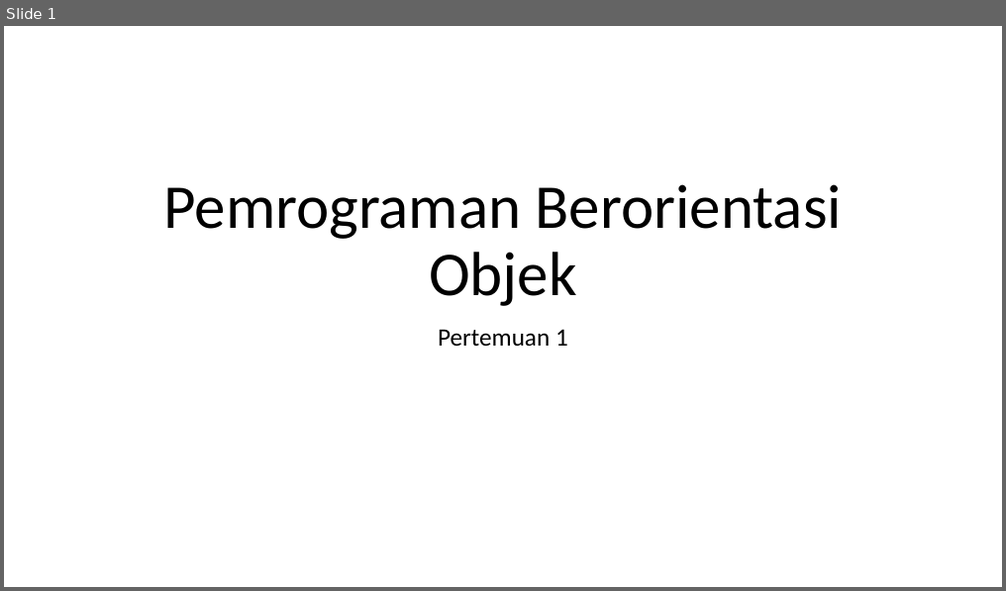
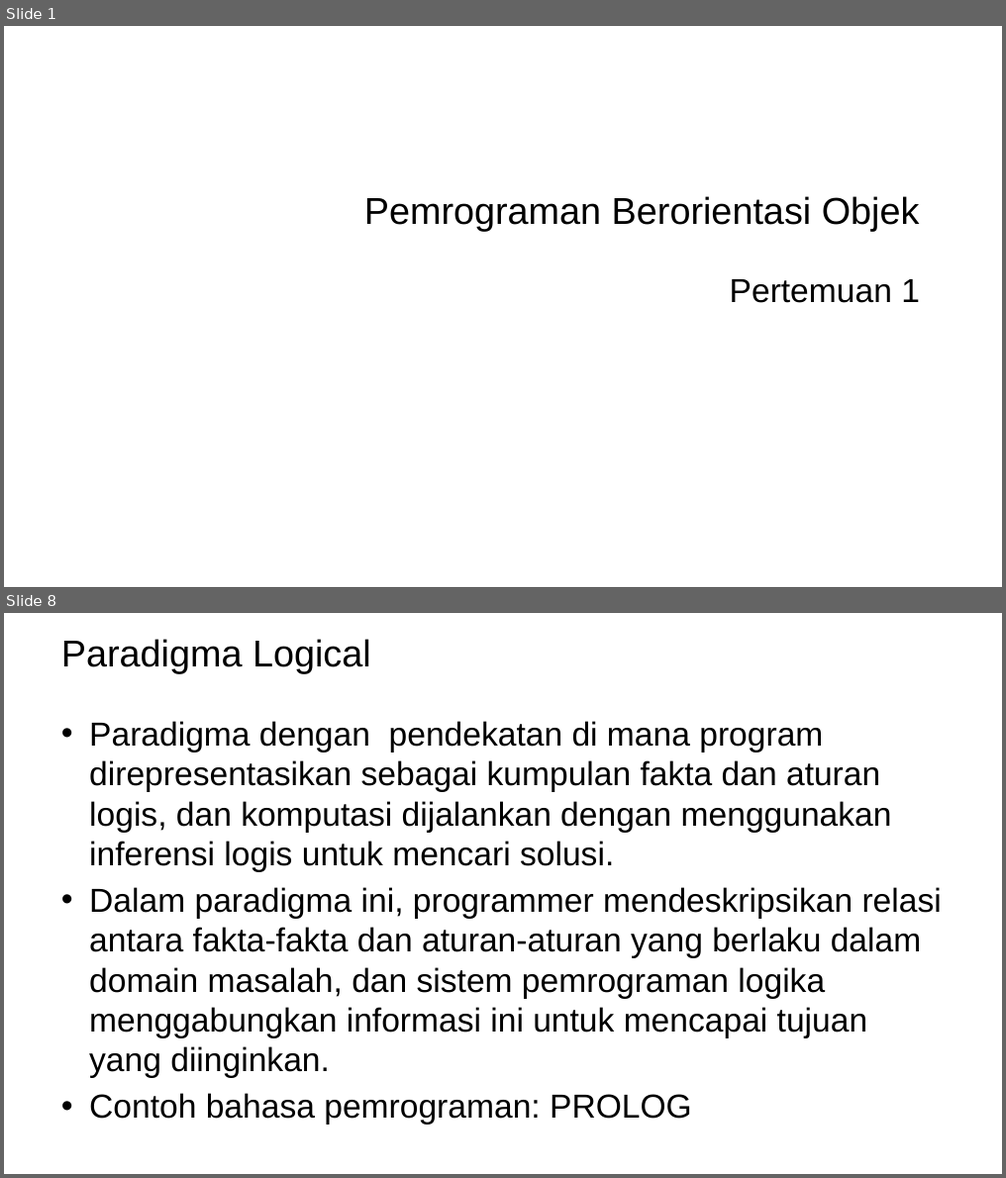
Before and after one commit to ruang-belajar/oop, a slide deck: pptx/pbo-pertemuan-1.pptx. Shown one above the other, each under a label of ours: slide 1 before the commit, slides 1 and 8 after it; the slides between them are not shown. The pictures are 1006x591 and 1006x1178 pixels, drawn with LibreOffice and Linux fonts; fonts in the diff are those of the drawing; background and template pictures are left out. Boxes give left, top, right and bottom in pixels: in the first picture for what was removed or moved away, otherwise in the second. Text is boxed around its words. In the diff, an @@ line names an element or a change of style, - is before the commit and + after.

```diff
--- a/pptx/pbo-pertemuan-1.pptx
+++ b/pptx/pbo-pertemuan-1.pptx
@@ slide 8 added at bbox=[4, 613, 1002, 1174], background picture (left out) @@
@@ title added at bbox=[61, 639, 371, 674], 36 pt, text #000000 @@
+Paradigma Logical
@@ text added at bbox=[89, 721, 942, 1125], 32 pt, text #000000 @@
+• Paradigma dengan pendekatan di mana program direpresentasikan sebagai kumpulan fakta dan aturan logis, dan komputasi dijalankan dengan menggunakan inferensi logis untuk mencari solusi.
+• Dalam paradigma ini, programmer mendeskripsikan relasi antara fakta-fakta dan aturan-aturan yang berlaku dalam domain masalah, dan sistem pemrograman logika menggabungkan informasi ini untuk mencapai tujuan yang diinginkan.
+• Contoh bahasa pemrograman: PROLOG
@@ slide 1 changed as well @@
@@ title "Pemrograman Berorientasi Objek": place and size @@
-title "Pemrograman Berorientasi Objek" at bbox=[163, 184, 842, 306]
+title "Pemrograman Berorientasi Objek" at bbox=[364, 196, 920, 231]
@@ title "Pemrograman Berorientasi Objek" at bbox=[364, 196, 920, 231]: size 60 to 36 pt, font Calibri to Arial; alignment centre to right; line spacing 0.9 to 1; vertical alignment bottom to middle @@
@@ subtitle "Pertemuan 1": place and size @@
-subtitle "Pertemuan 1" at bbox=[438, 329, 568, 346]
+subtitle "Pertemuan 1" at bbox=[730, 279, 920, 303]
@@ subtitle "Pertemuan 1" at bbox=[730, 279, 920, 303]: size 24 to 32 pt, font Calibri to Arial; alignment centre to right; line spacing 0.9 to 1; less space between paragraphs @@
```
Also in this commit, not shown: 13 other slides changed, 11 other slides added, 14 slides removed, 1 other file.
